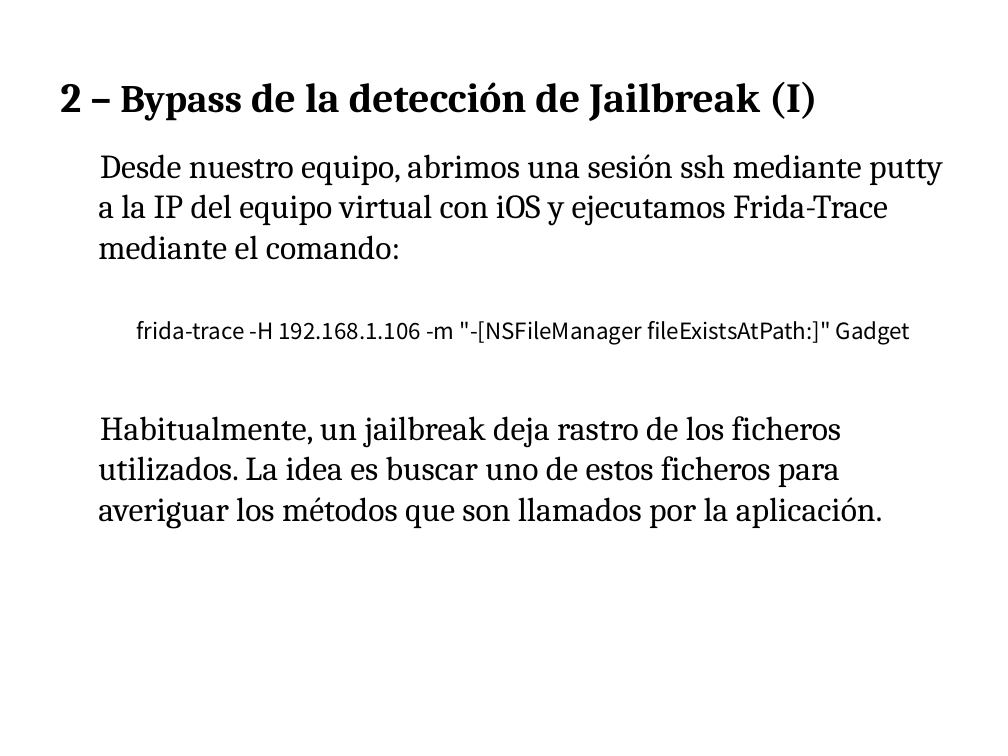
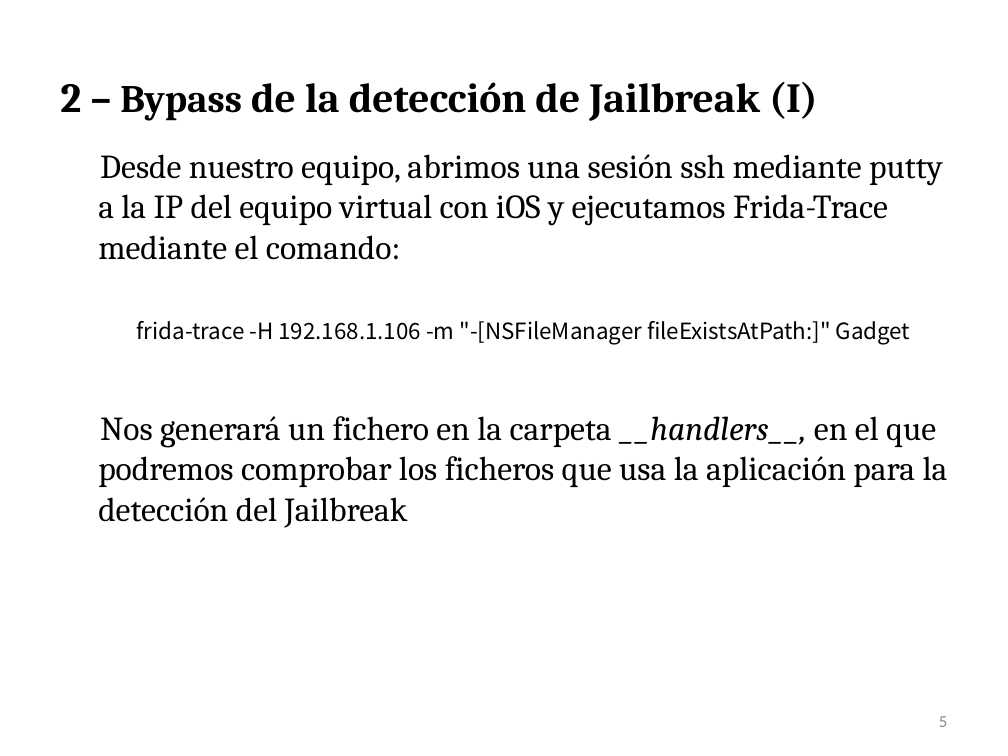
Before and after one commit to press1key/Sistemas-Ubicuos, a slide deck: slide 5 of Cybersecurity Management UPC - Sistemas Ubicuos iOS.pptx. Drawn at 1008x756 pixels with LibreOffice and Linux fonts; fonts in the diff are those of the drawing. Boxes give left, top, right and bottom in pixels: in the first picture for what was removed or moved away, otherwise in the second. Text is boxed around its words. In the diff, an @@ line names an element or a change of style, - is before the commit and + after.

```diff
--- a/Cybersecurity Management UPC - Sistemas Ubicuos iOS.pptx
+++ b/Cybersecurity Management UPC - Sistemas Ubicuos iOS.pptx
@@ text at (98, 416, 948, 528): text changed @@
-Habitualmente, un jailbreak deja rastro de los ficheros utilizados. La idea es buscar uno de estos ficheros para averiguar los métodos que son llamados por la aplicación.
+Nos generará un fichero en la carpeta __handlers__, en el que podremos comprobar los ficheros que usa la aplicación para la detección del Jailbreak
@@ page number added at (939, 716, 947, 727), 12 pt, text #8C8C8C @@
+5
```
Also in this commit, not shown: 15 other slides changed, 6 slides added.
